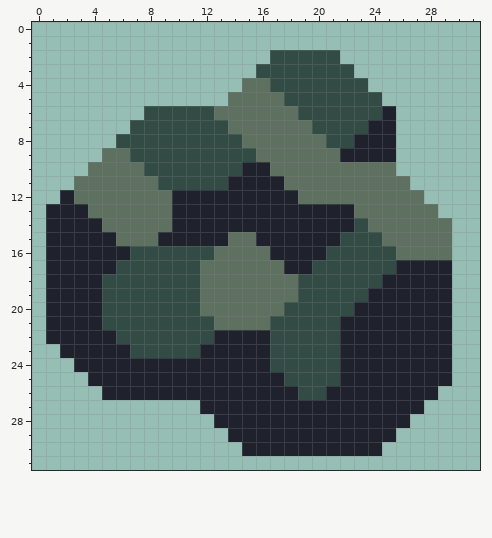
One commit to this pixel-art sprite: assets/sprites/items/item-carbonicwaste.png. The first picture shows the starting point.
The file is 36x36 pixels. The old version is drawn lined up with the new one, on the new canvas.
Now the later version:
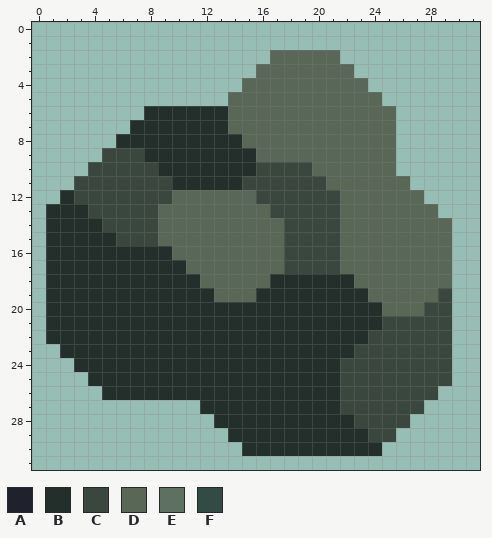
Palette (. is transparent): A #1f222d  B #222f2b  C #39473e  D #586756  E #5e7161  F #324b45
Commit message: item sprite margins cut
What changed:
canvas 36x36 -> 32x32, the old top-left corner now at -2,-3 (the part of the old canvas that was cut away was empty and is not shown)
Changed rows in their new state; - is an unchanged pixel.
first column x 1:
 2 ----------------DDDDD--------
 3 ---------------DDDDDDD-------
 4 --------------DDDDDDDDD------
 5 -------------DDDDDDDDDDD-----
 6 -------BBBBBBDDDDDDDDDDDD----
 7 ------BBBBBBBDDDDDDDDDDDD----
 8 -----BBBBBBBBBDDDDDDDDDDD----
 9 ----CCCBBBBBBBBDDDDDDDDDD----
10 ---CCCCCBBBBBBBCCCCDDDDDD----
11 --CCCCCCCBBBBBCCCCCCDDDDDD---
12 -BCCCCCCCDDDDDDCCCCCCDDDDDD--
13 BBBCCCCCDDDDDDDDCCCCCDDDDDDD-
14 BBBBCCCCDDDDDDDDDCCCCDDDDDDDD
15 BBBBBCCCDDDDDDDDDCCCCDDDDDDDD
16 BBBBBBBBBDDDDDDDDCCCCDDDDDDDD
17 BBBBBBBBBBDDDDDDDCCCCDDDDDDDD
18 BBBBBBBBBBBDDDDDBBBBBBDDDDDDD
19 BBBBBBBBBBBBDDDBBBBBBBBDDDDDC
20 BBBBBBBBBBBBBBBBBBBBBBBBDDDCC
21 BBBBBBBBBBBBBBBBBBBBBBBBCCCCC
22 BBBBBBBBBBBBBBBBBBBBBBBCCCCCC
23 -BBBBBBBBBBBBBBBBBBBBBCCCCCCC
24 --BBBBBBBBBBBBBBBBBBBCCCCCCCC
25 ---BBBBBBBBBBBBBBBBBBCCCCCCCC
26 ----BBBBBBBBBBBBBBBBBCCCCCCC-
27 -----------BBBBBBBBBBCCCCCC--
28 ------------BBBBBBBBBBCCCC---
29 -------------BBBBBBBBBBCC----
30 --------------BBBBBBBBBB-----
